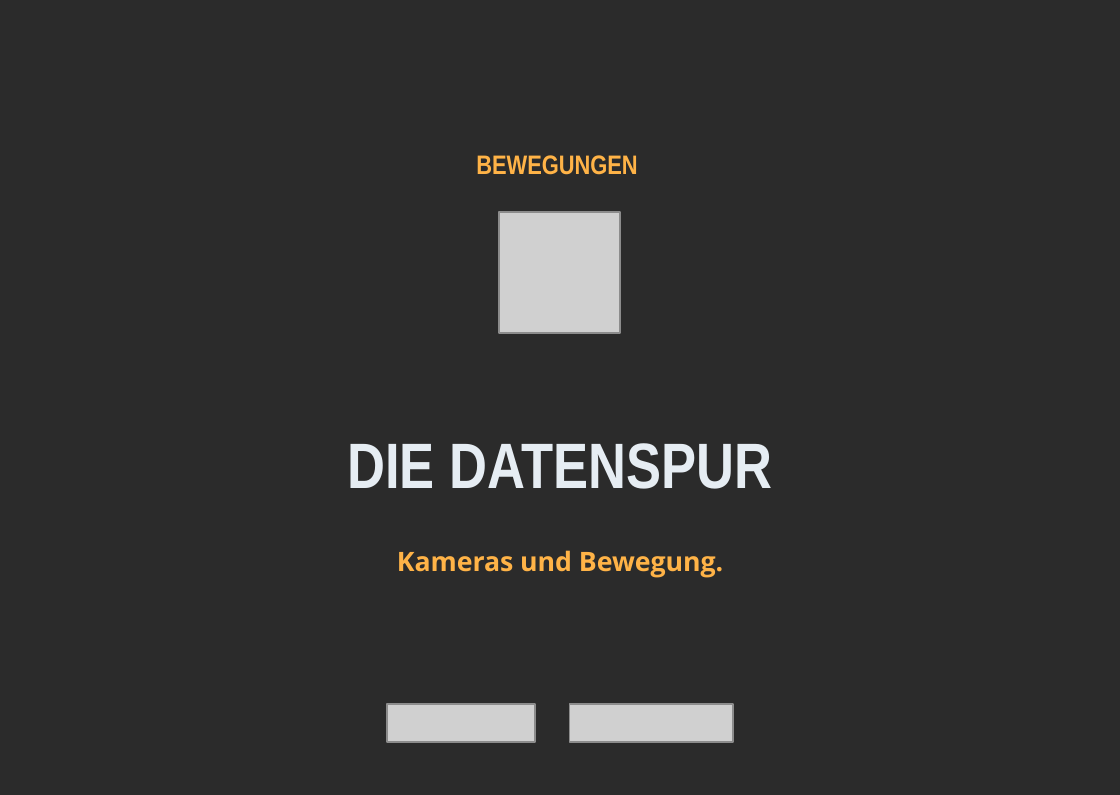
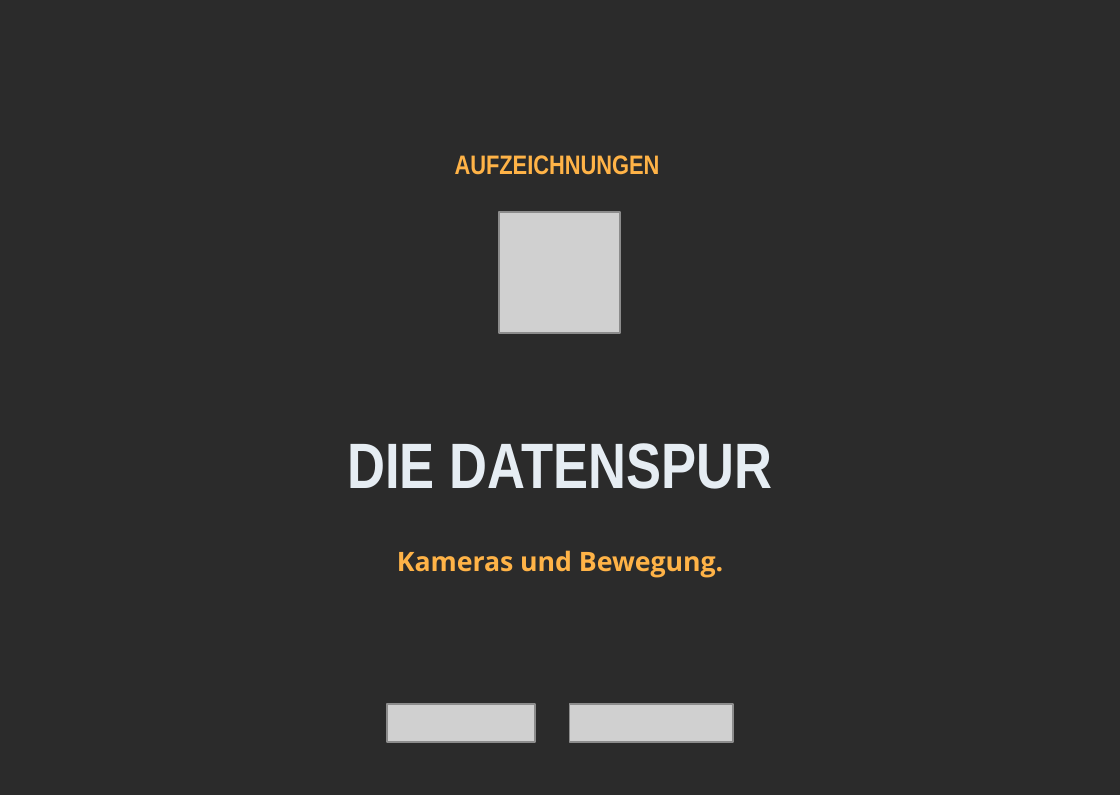
Before and after one commit to danvers/ailab2go, a slide deck: slide 7 of assets/cards/editable/cards_de.pptx. Drawn at 1120x795 pixels with LibreOffice and Linux fonts; fonts in the diff are those of the drawing; grey boxes stand for pictures; background and template pictures are left out; a plain dark background stands for a picture behind light text. Boxes give left, top, right and bottom in pixels: in the first picture for what was removed or moved away, otherwise in the second. Text is boxed around its words. In the diff, an @@ line names an element or a change of style, - is before the commit and + after.

```diff
--- a/assets/cards/editable/cards_de.pptx
+++ b/assets/cards/editable/cards_de.pptx
@@ text at (x1=455, y1=155, x2=660, y2=175): text changed @@
-BEWEGUNGEN
+AUFZEICHNUNGEN
```
Also in this commit, not shown: 1 other slide changed, 3 other files.
